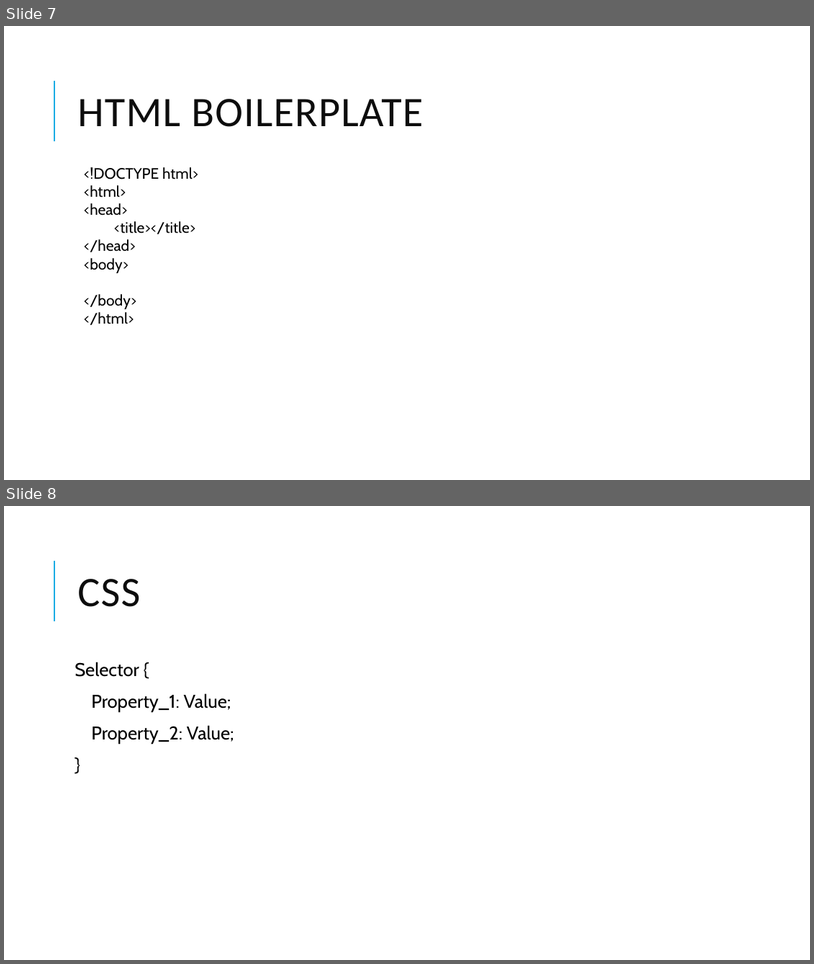
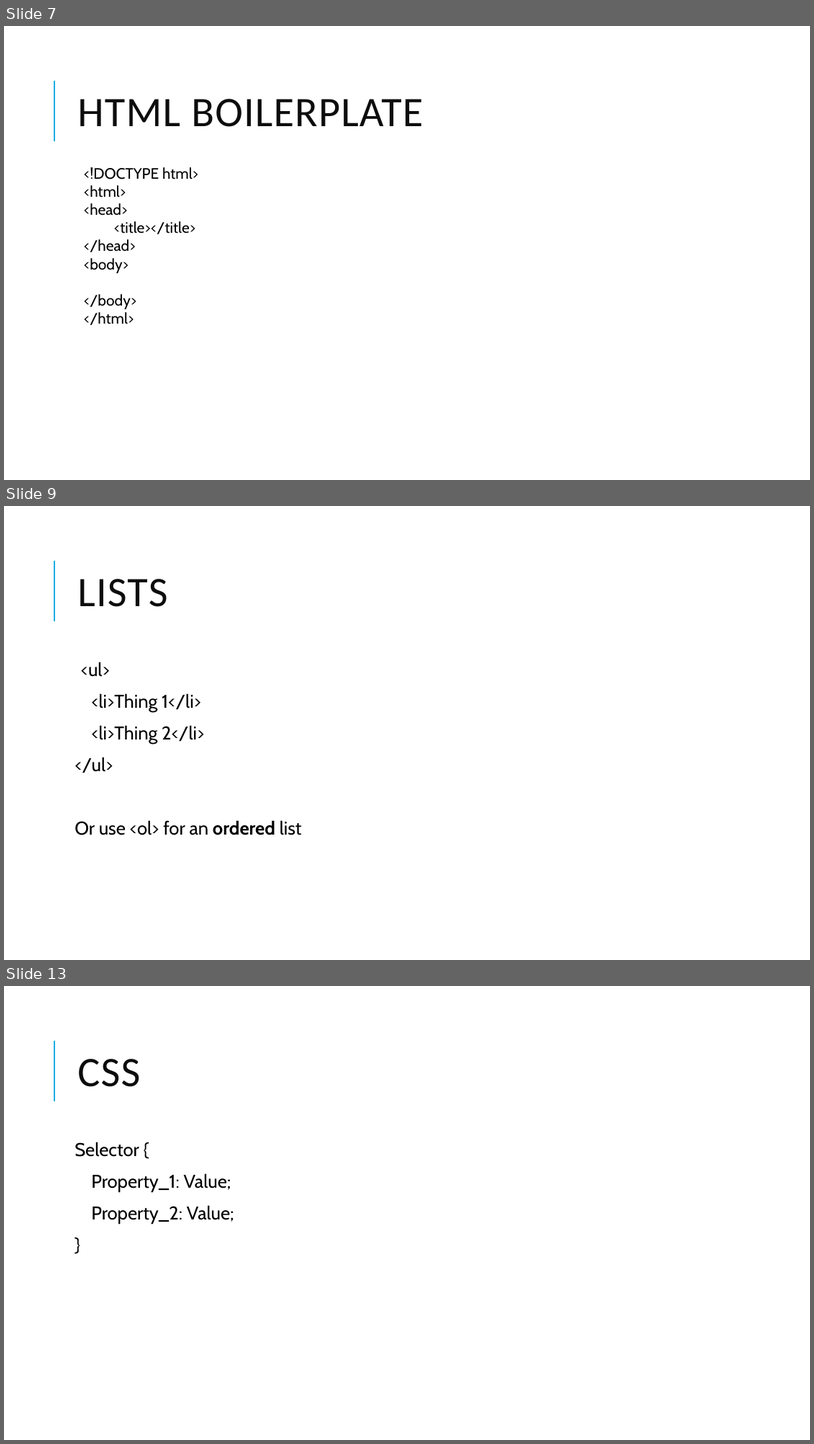
Before and after one commit to Will-Guthrie/HTML-Presentation, a slide deck: HTML and CSS.pptx. Shown one above the other, each under a label of ours: slides 7 and 8 before the commit, slides 7, 9 and 13 after it; the slides between them are not shown. The pictures are 814x964 and 814x1444 pixels, drawn with LibreOffice and Linux fonts; fonts in the diff are those of the drawing. Boxes give left, top, right and bottom in pixels: in the first picture for what was removed or moved away, otherwise in the second. Text is boxed around its words. In the diff, an @@ line names an element or a change of style, - is before the commit and + after.

```diff
--- a/HTML and CSS.pptx
+++ b/HTML and CSS.pptx
@@ slide 9 added at (x1=4, y1=506, x2=810, y2=960), background #FFFFFF; not listed: 1 template element that a slide beside it also shows @@
@@ title added at (x1=77, y1=579, x2=167, y2=607), 50 pt, text #0D0D0D @@
+LISTS
@@ text added at (x1=75, y1=662, x2=302, y2=835), 22 pt, text #000000 @@
+  <ul>
+<li>Thing 1</li>
+<li>Thing 2</li>
+</ul>
+Or use <ol> for an ordered list
@@ what was slide 8 is now slide 13 @@
```
Also in this commit, not shown: 4 other slides added.
